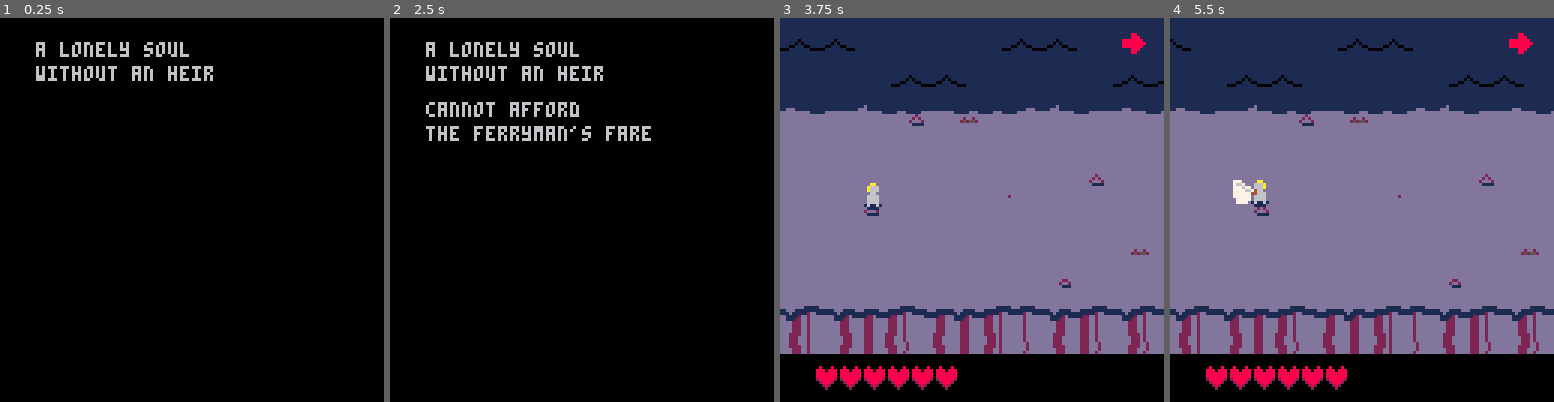
Above: before the commit, frames 1-4 (left to right).
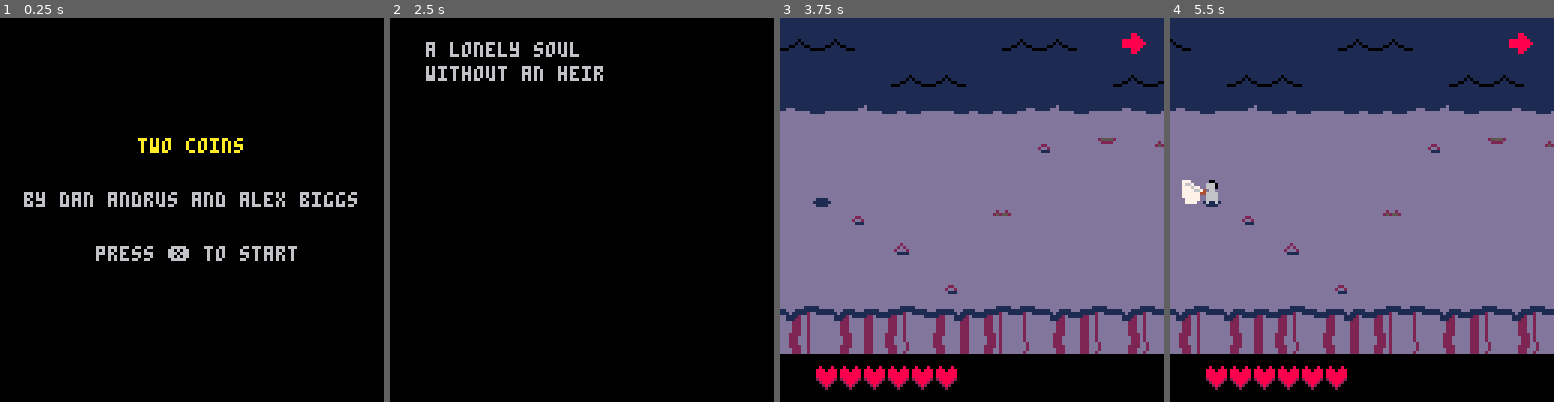
Above: after the commit, the same moments.

Repository: akbiggs/Scuffle
Game: PICO-8 cartridge scuffle.p8
The game is run twice, just before and just after one commit, with the same random seed, the same clock (stepped at 60 frames per second) and the same inputs.
Inputs:
- Up to frame 1 (0.25 s): no input
- Up to frame 2 (2.5 s): tap O (Z key) at 0.33, 0.7, 1.43, 2.22 s; tap X (X key) at 1.07, 2.07, 2.4 s; hold Left 1.97-2.37 s; hold Down from 2.42 s (still down)
- Up to frame 3 (3.75 s): tap X (X key) every 0.33 s from 2.73 to 3.73 s; release Down at 2.82 s; hold Right 2.87-3.53 s; tap O (Z key) at 3.1 s; hold Up from 3.58 s (still down)
- Up to frame 4 (5.5 s): tap O (Z key) at 3.98, 4.87 s; tap X (X key) every 0.33 s from 4.07 to 5.4 s; release Up at 4.08 s; hold Right 4.13-4.53 s; hold Down 4.58-5.08 s; hold Left from 5.13 s (still down)

The runs differ from the first frame. In frame 1, 4.2% of the frame differs, in the area x 6-93%, y 6-64%; in frame 2, 1.7%; in frame 3, 0.9%; in frame 4, 1.6%.

Commit message:
title screen

Diff:
--- a/scuffle.p8
+++ b/scuffle.p8
@@ -2116,7 +2116,7 @@
 
 function stage_music(
     stage, is_restart)
-  if stage == 4
+  if stage == 4 or stage == 0
   then return
   elseif stage == 3
   then music(16)
@@ -2343,7 +2343,7 @@
 
 function get_intro_life(stage)
   if (stage == 1) return 1200
-  if (stage == 4) return 30000
+  if (stage == 4 or stage == 0) return 30000
   return 200
 end
 
@@ -2433,7 +2433,7 @@
 function _init()
 		state.skip_intro_presses = 0
 
-  start_stage(1, state)
+  start_stage(0, state)
 end
 
 function update_music_intro(
@@ -2471,6 +2471,13 @@
   if state.music_intro
   then
     update_music_intro(state)
+  end
+
+  if not state.stage_done and
+     state.stage == 0 and
+     btnjp(❎)
+  then
+     next_stage(state)
   end
 
   if state.intro_life > 0
@@ -2596,6 +2603,12 @@
   print_center("made during", 78, 6)
   print_center("extra credits game jam #5", 88, 6)
   print_center("thanks for playing 😐", 112, 12)
+end
+
+function draw_title()
+  print_center("two coins", 40, 10)
+  print_center("by dan andrus and alex biggs", 58, 6)
+  print_center("press ❎ to start", 76, 6)
 end
 
 function draw_stage_3_intro()
@@ -2656,6 +2669,9 @@
   elseif state.stage == 2
   then
     draw_stage_2_intro()
+  elseif state.stage == 0
+  then
+    draw_title()
   else
     draw_stage_1_intro()
   end
